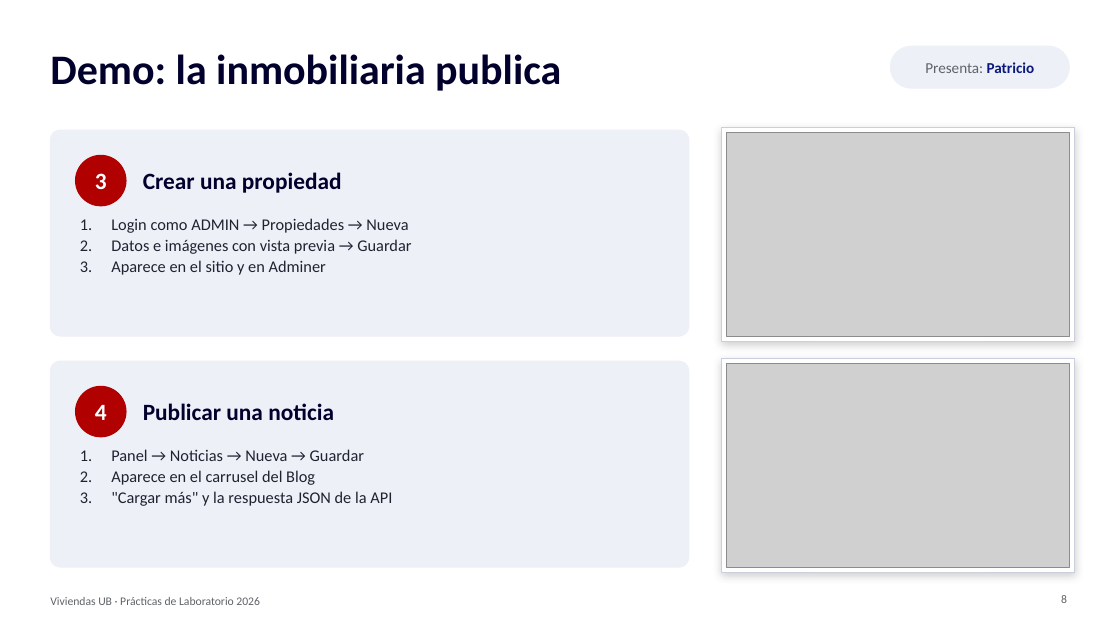
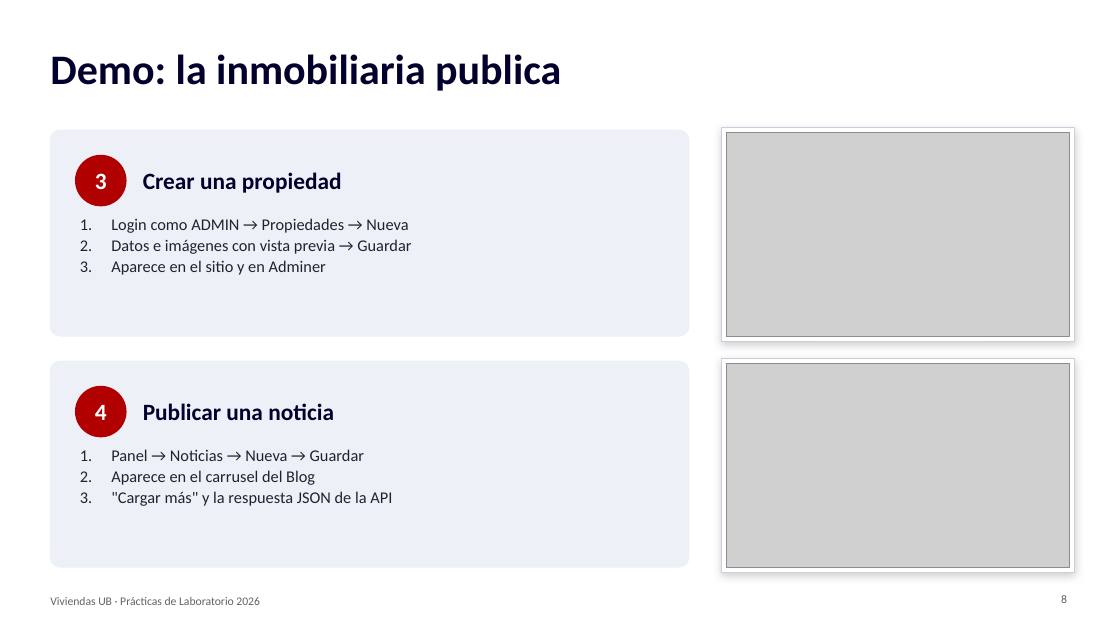
Before and after one commit to brichu27/LABORATORIO, a slide deck: slide 8 of doc/presentacion_viviendas_ub.pptx. Drawn at 1120x630 pixels with LibreOffice and Linux fonts; fonts in the diff are those of the drawing; grey boxes stand for pictures. Boxes give left, top, right and bottom in pixels: in the first picture for what was removed or moved away, otherwise in the second. Text is boxed around its words. In the diff, an @@ line names an element or a change of style, - is before the commit and + after.

```diff
--- a/doc/presentacion_viviendas_ub.pptx
+++ b/doc/presentacion_viviendas_ub.pptx
@@ rounded rectangle removed at <box>891,46,1070,88</box> @@
@@ text removed at <box>925,62,1035,73</box> @@
-Presenta: Patricio
```
Also in this commit, not shown: 7 other slides changed, 1 slide removed.
